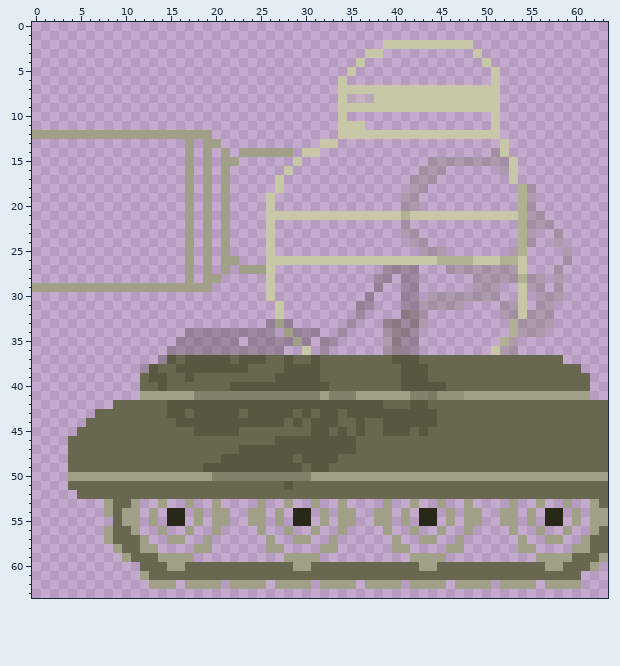
Two states of a pixel-art sprite, src/2024/caterpillar.png. The first picture shows the starting point.
The file is 64x64 pixels. Colours within 5 levels of each other are drawn and written as one.
New version:
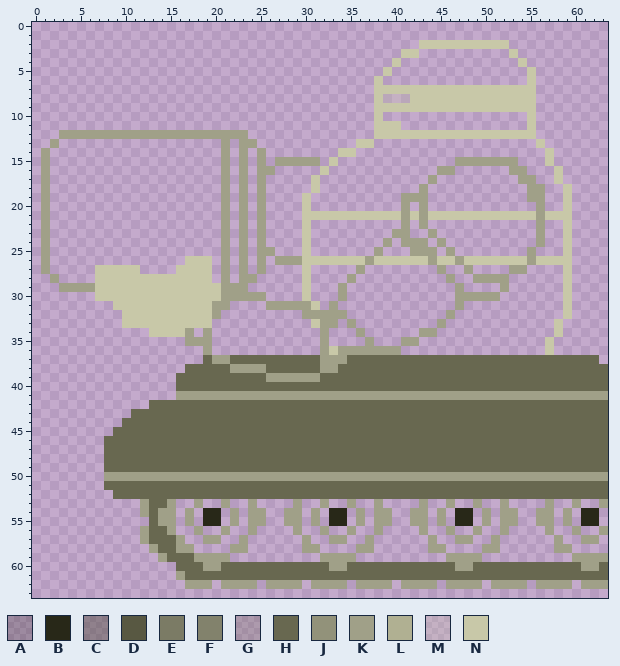
Palette (. is transparent): A #2828183f  B #282818  C #4c4c376e  D #585842  E #7b7b65  F #82826c  G #6868503f  H #686850  J #92927a  K #a0a088  L #b0b092  M #c8c8a83f  N #c8c8a8
What changed:
y 2: x 39..42 NNNN -> ....; x 49..52 .... -> NNNN
y 3: x 37..38 NN -> ..; x 41..42 .. -> NN; x 49 N -> .; x 53 . -> N
y 4: x 36 N -> .; x 40 . -> N; x 50 N -> .; x 54 . -> N
y 5: x 35 N -> .; x 39 . -> N; x 51 N -> .; x 55 . -> N
y 6: x 34 N -> .; x 38 . -> N; x 51 N -> .; x 55 . -> N
y 7: x 34..37 NNNN -> ....; x 52..55 .... -> NNNN
y 8: x 34..37 NMMM -> ....; x 39..41 NNN -> MMM; x 52..55 .... -> NNNN
y 9: x 34..37 NNNN -> ....; x 52..55 .... -> NNNN
y 10: x 34 N -> .; x 38 . -> N; x 51 N -> .; x 55 . -> N
y 11: x 34..36 NNN -> ...; x 38..40 ... -> NNN; x 51 N -> .; x 55 . -> N
y 12: x 0..2 KKK -> ...; x 20..23 .... -> KKKK; x 34..37 NNNN -> ....; x 52..55 .... -> NNNN
y 13: x 2 . -> K; x 17 K -> .; x 19..21 KK. -> ..K; x 23..24 .. -> KK; x 32..33 NN -> ..; x 36..37 .. -> NN; x 52 N -> .; x 56 . -> N
y 14: x 1 . -> K; x 17 K -> .; x 19 K -> .; x 24 K -> .; x 26..28 KKK -> ...; x 30..31 NN -> ..; x 34..35 .. -> NN; x 51..52 GN -> ..; x 57 . -> N
y 15: x 1 . -> K; x 17 K -> .; x 19 K -> .; x 22..23 K. -> .K; x 25 . -> K; x 27..31 ..N.. -> KKKKK; x 33 . -> N; x 44..53 GGGGGGGGGN -> ...KKKKKKK; x 57 . -> N
y 16: x 1 . -> K; x 17 K -> .; x 19 K -> .; x 23 . -> K; x 25..26 .. -> KK; x 28 N -> .; x 32 . -> N; x 43..46 GGG. -> ..KK; x 52..54 GN. -> .KK; x 58 . -> N
y 17: x 1 . -> K; x 17 K -> .; x 19 K -> .; x 23 . -> K; x 25 . -> K; x 27 N -> .; x 31 . -> N; x 42..44 GGG -> ..K; x 53..55 N.. -> .KK; x 58 . -> N
y 18: x 1 . -> K; x 17 K -> .; x 19 K -> .; x 23 . -> K; x 25 . -> K; x 27 N -> .; x 31 . -> N; x 42..43 GG -> .K; x 54..56 LG. -> .KK; x 59 . -> N
y 19: x 1 . -> K; x 17 K -> .; x 19 K -> .; x 23 . -> K; x 25..26 .N -> K.; x 30 . -> N; x 41..43 GG. -> KKK; x 54..56 LG. -> .KK; x 59 . -> N
y 20: x 1 . -> K; x 17 K -> .; x 19 K -> .; x 23 . -> K; x 25..26 .N -> K.; x 30 . -> N; x 41..43 GG. -> K.K; x 54..56 LG. -> ..K; x 59 . -> N
y 21: x 1 . -> K; x 17 K -> .; x 19 K -> .; x 23 . -> K; x 25..29 .NNNN -> K....; x 41 L -> K; x 43 N -> K; x 54..59 LGG... -> NNKNNN
y 22: x 1 . -> K; x 17 K -> .; x 19 K -> .; x 23 . -> K; x 25..26 .N -> K.; x 30 . -> N; x 41 G -> K; x 43 . -> K; x 54..57 LGGG -> ..K.; x 59 . -> N
y 23: x 1 . -> K; x 17 K -> .; x 19 K -> .; x 23 . -> K; x 25..26 .N -> K.; x 30 . -> N; x 40..42 .GG -> KK.; x 44 . -> K; x 54..56 LG. -> ..K; x 58..59 G. -> .N
y 24: x 1 . -> K; x 17 K -> .; x 19 K -> .; x 23 . -> K; x 25..26 .N -> K.; x 30 . -> N; x 39 . -> K; x 41..43 .GG -> KKK; x 45 . -> K; x 54..56 LG. -> ..K; x 58..59 G. -> .N
y 25: x 1 . -> K; x 17 K -> .; x 19 K -> .; x 23 . -> K; x 25..26 .N -> KK; x 30 . -> N; x 38 . -> K; x 42..46 .GGG. -> KKK.K; x 53..55 GL. -> ..K; x 59 G -> N
y 26: x 1 . -> K; x 17..19 K.K -> NNN; x 22..23 K. -> .K; x 25..29 .NNNN -> K.KKK; x 37 N -> K; x 44..48 NLLLL -> KNNKN; x 52..53 LL -> NN; x 55..59 ....G -> KNNNN
y 27: x 1 . -> K; x 7..11 ..... -> NNNNN; x 16..19 .K.K -> NNNN; x 24 K -> .; x 26 N -> .; x 30 . -> N; x 36 . -> K; x 39..42 AAAA -> ....; x 45..54 .GGGGGGGGN -> K..K....KK; x 58..59 G. -> .N
y 28: x 2 . -> K; x 7..21 ..........K.KK. -> NNNNNNNNNNNNN.K; x 23..24 .. -> KK; x 26 N -> .; x 30 . -> N; x 35 . -> K; x 38..39 AA -> ..; x 41..42 AA -> ..; x 46 . -> K; x 49..56 GGGGGLGG -> KKKK....; x 58..59 G. -> .N
y 29: x 0..2 KKK -> ...; x 7..23 KKKKKKKKKKKKK.... -> NNNNNNNNNNNNNNKKK; x 26 N -> .; x 30 . -> N; x 34 . -> K; x 38 A -> .; x 41..42 AA -> ..; x 47 . -> K; x 49..52 GGG. -> ...K; x 54..56 NGG -> ...; x 58..59 G. -> .N
y 30: x 7..26 ...................N -> NNNNNNNNNNNNNNKKKKK.; x 30 . -> N; x 34 . -> K; x 37 A -> .; x 41..42 AA -> ..; x 44..51 GGGGGGGG -> ...KKKKK; x 54 N -> .; x 56..59 GGG. -> ...N
y 31: x 9..21 ............. -> NNNNNNNNNNNKK; x 26..31 .N.... -> KKKKKN; x 33 . -> K; x 36..37 AA -> ..; x 41..47 AAGGGGG -> ......K; x 52..54 GGN -> ...; x 56..57 GG -> ..; x 59 . -> N
y 32: x 10..20 ........... -> NNNNNNNNNNK; x 27 N -> .; x 30..34 ..... -> KKKKK; x 36 A -> .; x 41..43 CCG -> ...; x 46 . -> K; x 52..57 GGNGGG -> ......; x 59 . -> N
y 33: x 10..19 .......... -> NNNNNNNNNN; x 26..28 AKA -> ...; x 31..33 ... -> NKK; x 35 A -> K; x 39..43 CCACG -> .....; x 45 . -> K; x 53..58 LGGGG. -> .....N
y 34: x 13..26 ....AAAAAAAAAA -> NNNNK.K.......; x 28..32 KAAA. -> ....K; x 34 A -> .; x 36 . -> K; x 39..44 GCCA.. -> ....KK; x 53..56 LGGG -> ....; x 58 . -> N
y 35: x 16..22 AAAAAAA -> .KKK...; x 24..30 AAAAAKA -> .......; x 32..33 AA -> K.; x 37 . -> K; x 39..42 GCAA -> ..KK; x 52..53 LG -> ..; x 57 . -> N
y 36: x 15..27 AAAAAAAAAAAAA -> ....K........; x 30 N -> .; x 32..42 A......GCAA -> KNKKKKKKK..; x 51..53 NGG -> ...; x 57 . -> N
y 37: x 14..21 ADHDDDDD -> .....HKK; x 23..25 DDD -> HHH; x 28 D -> H; x 31..34 DHHH -> HKKK; x 40..42 DDD -> HHH; x 59..62 .... -> HHHH
y 38: x 12..25 ADHHDDDDDDDDHH -> .....HHHHHKKKK; x 28..33 DDDDHH -> HHHHKK; x 41..43 DDD -> HHH; x 61..63 ... -> HHH
y 39: x 12..15 HDDH -> ....; x 17 D -> H; x 26..31 HDDDDD -> KKKKKK; x 41..43 DDD -> HHH; x 62..63 .. -> HH
y 40: x 12..15 HHDH -> ....; x 22..32 DDDDDDDDDDD -> HHHHHHHHHHH; x 41..45 DDDDD -> HHHHH; x 62..63 .. -> HH
y 41: x 12..15 KKKK -> ....; x 18..31 FFFFFFFFFFFFFF -> KKKKKKKKKKKKKK; x 33..35 FFF -> KKK; x 42..47 FFEJJJ -> KKKKKK; x 62..63 .. -> KK
y 42: x 9..12 HHHH -> ....; x 15..38 DDDDDDDDDDDDDDDDDDDDDDDD -> HHHHHHHHHHHHHHHHHHHHHHHH; x 42..43 DD -> HH
y 43: x 7..10 HHHH -> ....; x 15..16 DD -> HH; x 18..22 DDDDD -> HHHHH; x 24..28 DDDDD -> HHHHH; x 30 D -> H; x 32..33 DD -> HH; x 35..44 DDDDDDDDDD -> HHHHHHHHHH
y 44: x 6..9 HHHH -> ....; x 16..27 DDDDDDDDDDDD -> HHHHHHHHHHHH; x 29 D -> H; x 31..33 DDD -> HHH; x 36 D -> H; x 39..44 DDDDDD -> HHHHHH
y 45: x 5..8 HHHH -> ....; x 18..22 DDDDD -> HHHHH; x 31..32 DD -> HH; x 34 D -> H; x 36 D -> H; x 39..41 DDD -> HHH; x 43 D -> H
y 46: x 4..7 HHHH -> ....; x 27..35 DDDDDDDDD -> HHHHHHHHH
y 47: x 4..7 HHHH -> ....; x 23..35 DDDDDDDDDDDDD -> HHHHHHHHHHHHH
y 48: x 4..7 HHHH -> ....; x 21..28 DDDDDDDD -> HHHHHHHH; x 30..33 DDDD -> HHHH
y 49: x 4..7 HHHH -> ....; x 19..29 DDDDDDDDDDD -> HHHHHHHHHHH; x 31..32 DD -> HH
y 50: x 4..7 KKKK -> ....; x 20..30 FFFFFFFFFFF -> KKKKKKKKKKK
y 51: x 4..7 HHHH -> ....; x 28 D -> H
y 52: x 5..8 HHHH -> ....
y 53: x 8..15 KHHK..K. -> ....KHHK; x 17..18 K. -> .K; x 20..21 K. -> .K; x 24..25 .K -> K.; x 28..29 K. -> .K; x 31..32 K. -> .K; x 34..35 K. -> .K; x 38..39 .K -> K.; x 42..43 K. -> .K; x 45..46 K. -> .K; x 48..49 K. -> .K; x 52..53 .K -> K.; x 56..57 K. -> .K; x 59..60 K. -> .K; x 62..63 KH -> .K
y 54: x 8..22 KHKK.K.BB.K.KK. -> ....KHKK.K.BB.K; x 27..36 K.BB.K.KK. -> .KK.K.BB.K; x 41..50 K.BB.K.KK. -> .KK.K.BB.K; x 55..63 K.BB.K.KK -> .KK.K.BB.
y 55: x 9..11 HKK -> ...; x 13..22 K.BB.K.KK. -> HKK.K.BB.K; x 27..36 K.BB.K.KK. -> .KK.K.BB.K; x 41..50 K.BB.K.KK. -> .KK.K.BB.K; x 55..63 K.BB.K.KK -> .KK.K.BB.
y 56: x 8..15 KHHK..K. -> ....KHHK; x 17..18 K. -> .K; x 20..21 K. -> .K; x 24..25 .K -> K.; x 28..29 K. -> .K; x 31..32 K. -> .K; x 34..35 K. -> .K; x 38..39 .K -> K.; x 42..43 K. -> .K; x 45..46 K. -> .K; x 48..49 K. -> .K; x 52..53 .K -> K.; x 56..57 K. -> .K; x 59..60 K. -> .K; x 62..63 KH -> .K
y 57: x 8..11 KHHH -> ....; x 13..15 ..K -> HHH; x 20 . -> K; x 23 . -> K; x 26 K -> .; x 29 K -> .; x 34 . -> K; x 37 . -> K; x 40 K -> .; x 43 K -> .; x 48 . -> K; x 51 . -> K; x 54 K -> .; x 57 K -> .; x 62..63 HH -> K.
y 58: x 9..12 KHHK -> ....; x 14..19 ....KK -> HHKK..; x 22..23 .. -> KK; x 26..27 KK -> ..; x 30..33 ..KK -> KK..; x 36..37 .. -> KK; x 40..41 KK -> ..; x 44..47 ..KK -> KK..; x 50..51 .. -> KK; x 54..55 KK -> ..; x 58..63 ..KKHH -> KK....
y 59: x 10..13 KHHH -> ....; x 15..21 KKK.... -> HHHKKKK; x 28..35 KKKK.... -> ....KKKK; x 42..49 KKKK.... -> ....KKKK; x 56..62 KKKKHHH -> ....KKK
y 60: x 12..16 HHHKK -> ....H; x 19..20 HH -> KK; x 29..30 KK -> HH; x 33..34 HH -> KK; x 43..44 KK -> HH; x 47..48 HH -> KK; x 57..58 KK -> HH; x 61 H -> K; x 63 . -> H
y 61: x 12..16 KHHHH -> ....K; x 61..63 ... -> HHH
y 62: x 13..15 KKK -> ...; x 20..21 K. -> .K; x 25..26 K. -> .K; x 30..31 K. -> .K; x 35..36 K. -> .K; x 40..41 K. -> .K; x 45..46 K. -> .K; x 50..51 K. -> .K; x 55..56 K. -> .K; x 60..63 K... -> .KKK
Pixel boxes of the changes (left, top, right, bottom) in both pictures:
changed: (68, 40, 608, 589)
changed: (32, 130, 59, 292)
